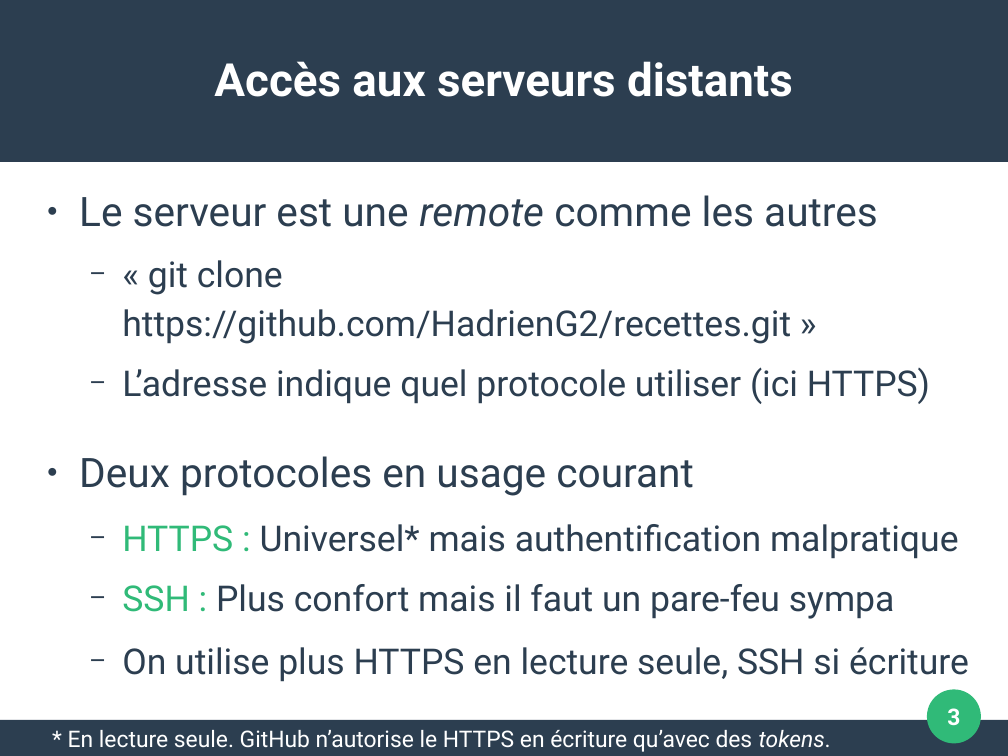
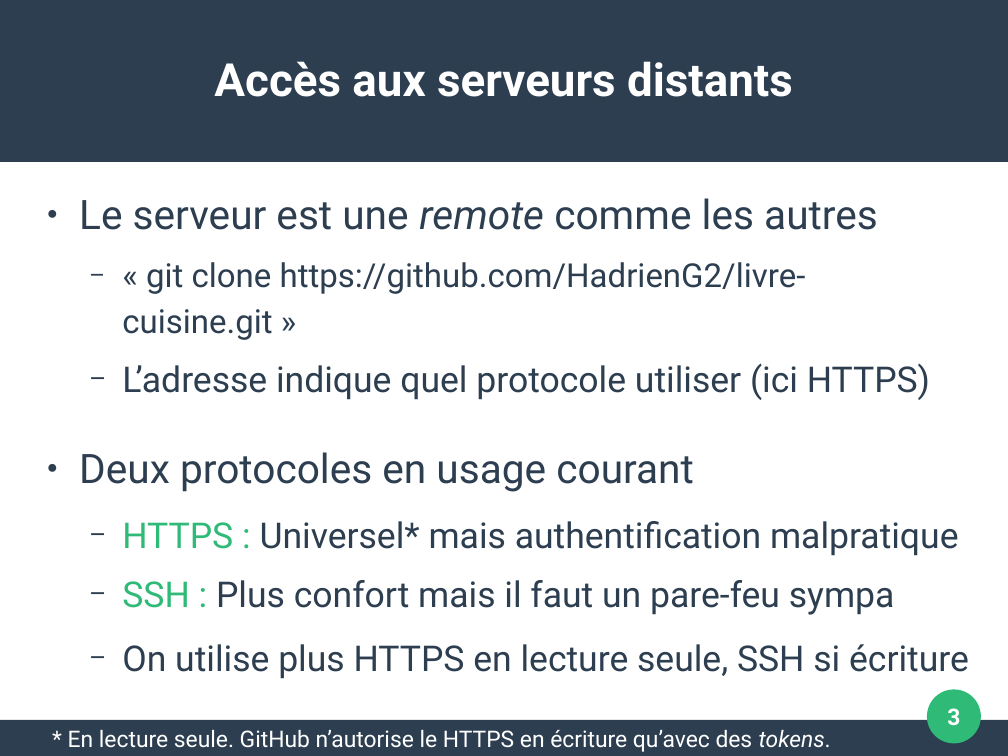
Before and after one commit to pushou/formation-git, a slide deck: slide 3 of Pres5-Reseau.odp. Drawn at 1008x756 pixels with LibreOffice and Linux fonts; fonts in the diff are those of the drawing. Boxes give left, top, right and bottom in pixels: in the first picture for what was removed or moved away, otherwise in the second. Text is boxed around its words. In the diff, an @@ line names an element or a change of style, - is before the commit and + after.

```diff
--- a/Pres5-Reseau.odp
+++ b/Pres5-Reseau.odp
@@ text at <box>122,262,806,340</box>: text changed; size 28 to 26 pt @@
-  − « git clone https://github.com/HadrienG2/recettes.git »
+  − « git clone https://github.com/HadrienG2/livre-cuisine.git »
```
Also in this commit, not shown: 1 other slide changed, 20 other files.
